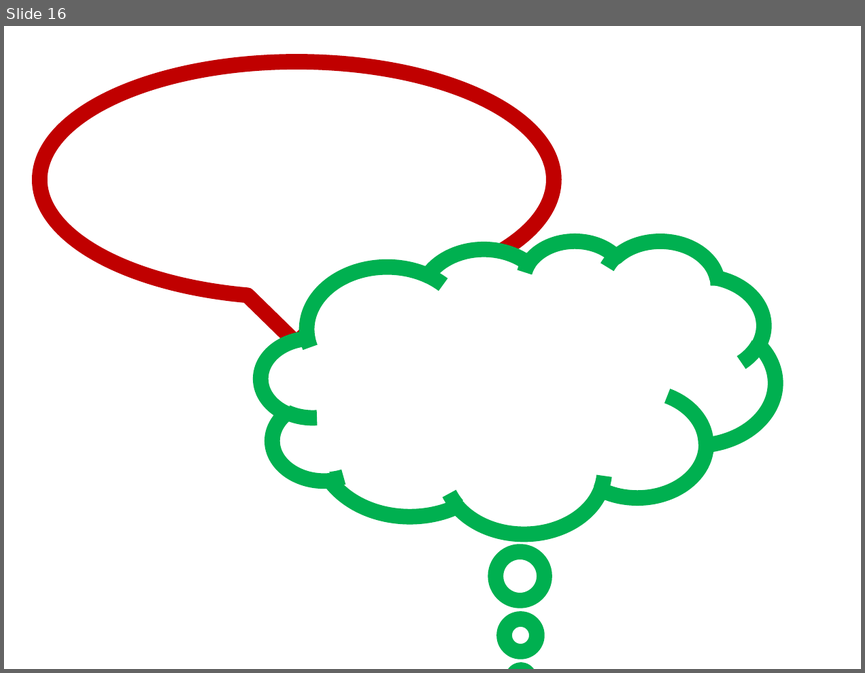
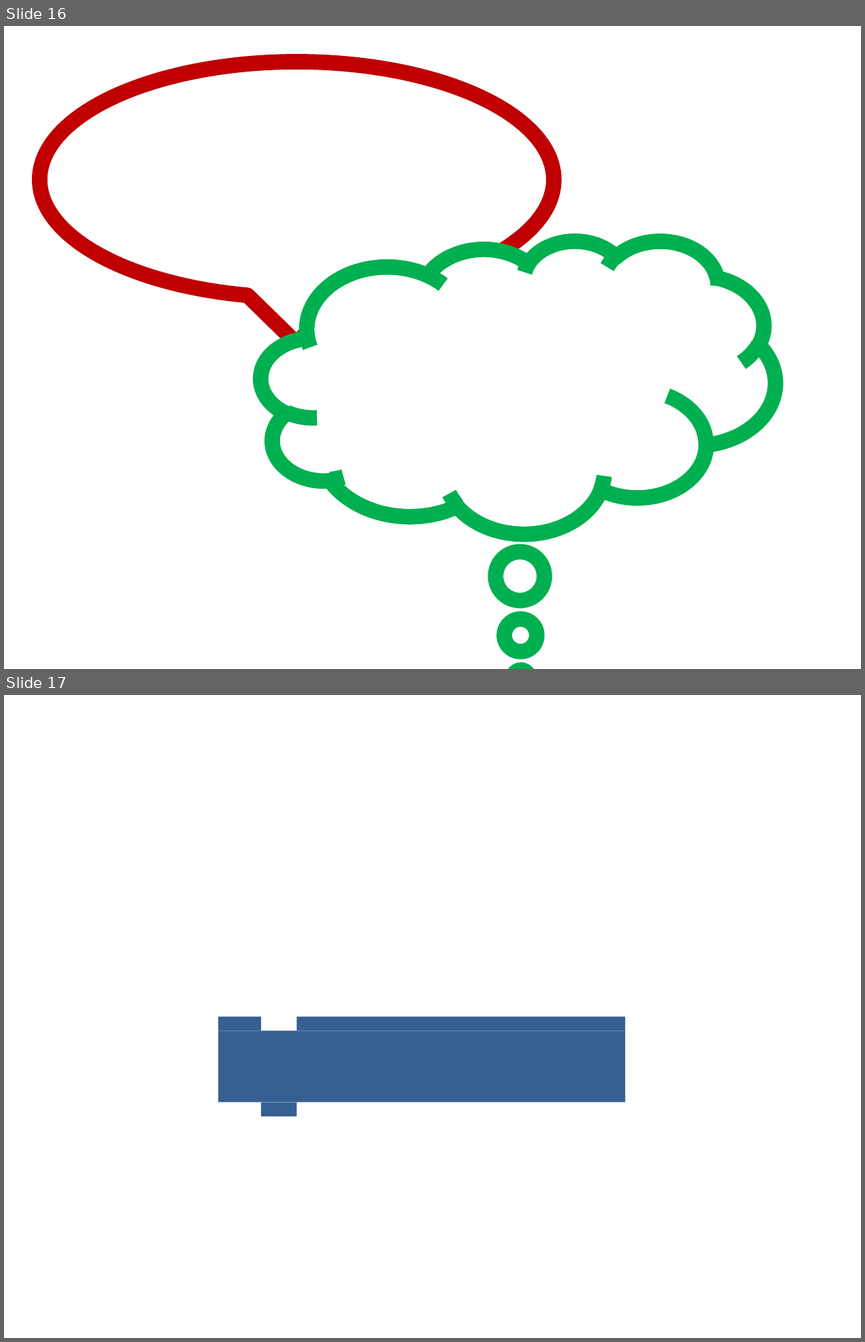
Before and after one commit to karmakomik/programming-tutoring-env, a slide deck: HMSWebTest-Pen/Assets/Images/hmsgraphics.pptx. Shown one above the other, each under a label of ours: slide 16 before the commit, slides 16 and 17 after it. The pictures are 865x673 and 865x1342 pixels, drawn with LibreOffice and Linux fonts; fonts in the diff are those of the drawing; grey boxes stand for pictures. Boxes give left, top, right and bottom in pixels: in the first picture for what was removed or moved away, otherwise in the second. Text is boxed around its words. In the diff, an @@ line names an element or a change of style, - is before the commit and + after.

```diff
--- a/HMSWebTest-Pen/Assets/Images/hmsgraphics.pptx
+++ b/HMSWebTest-Pen/Assets/Images/hmsgraphics.pptx
@@ slide 17 added at [4,695,861,1338], background #FFFFFF @@
@@ rectangle added at [218,1016,261,1031], fill #376092 @@
@@ rectangle added at [297,1016,626,1031], fill #376092 @@
@@ rectangle added at [218,1031,626,1102], fill #376092 @@
@@ rectangle added at [261,1102,297,1117], fill #376092 @@
```
Also in this commit, not shown: 38 other files.
